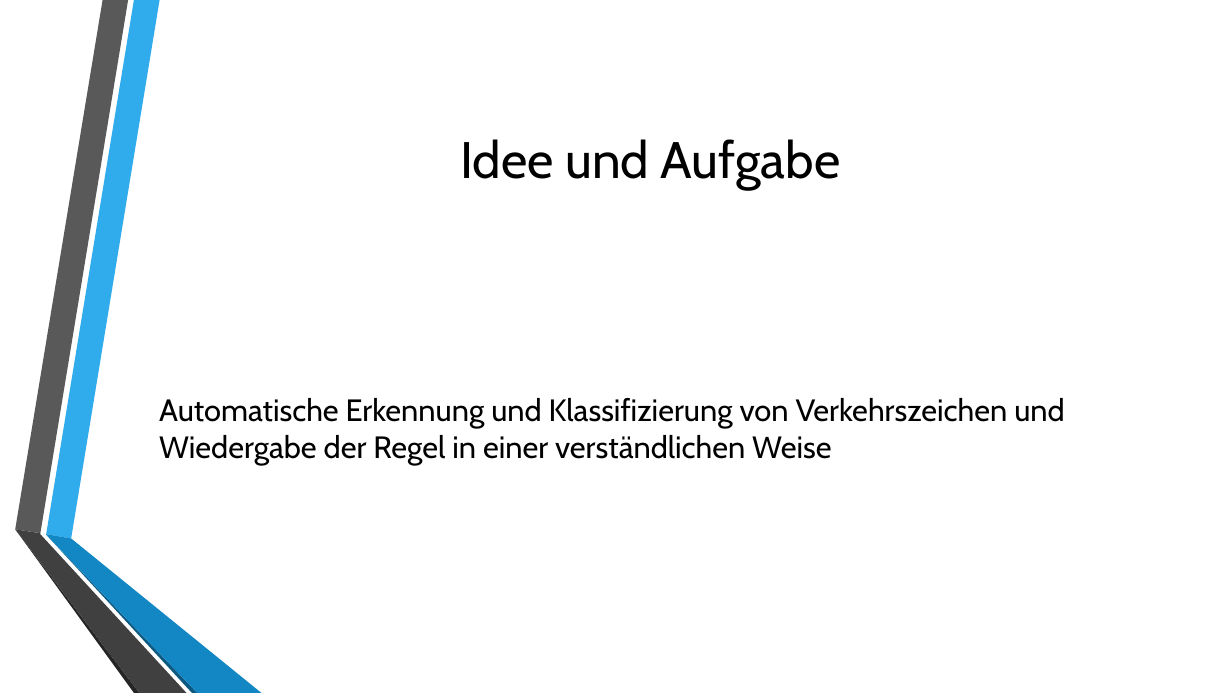
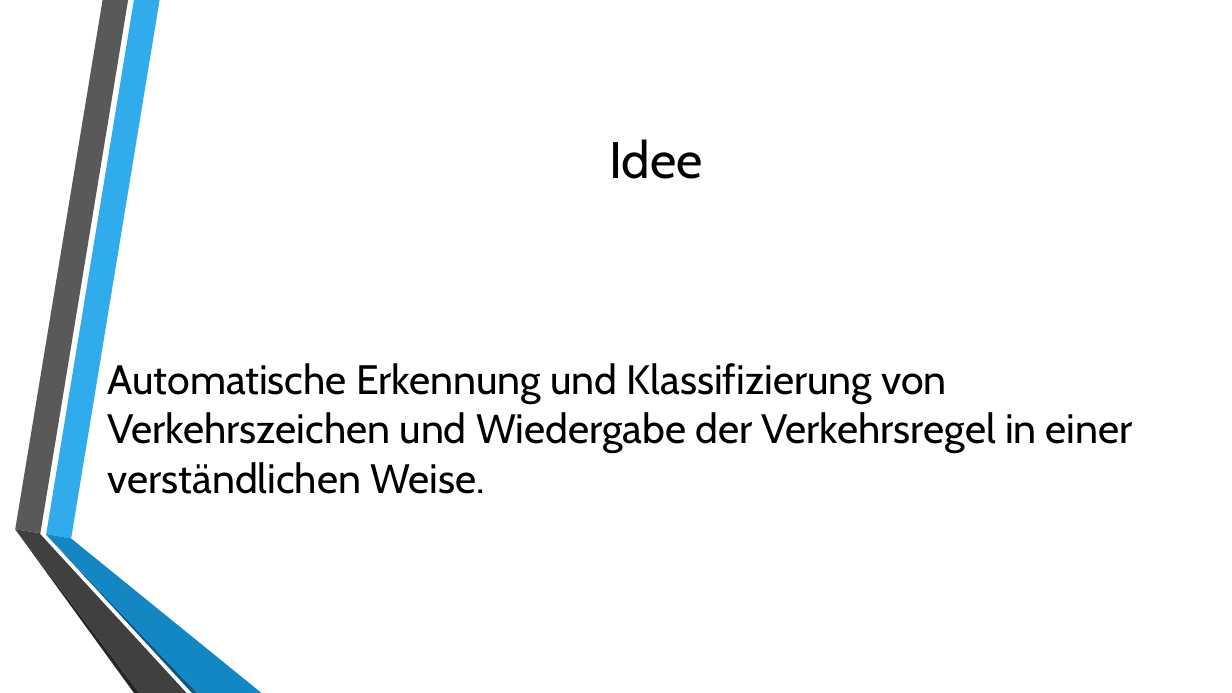
Before and after one commit to uol-mediaprocessing-201920/group-projects-traffic-signs, a slide deck: slide 5 of Praesentation_medienverarbeitung.pptx. Drawn at 1232x693 pixels with LibreOffice and Linux fonts; fonts in the diff are those of the drawing; background and template pictures are left out. Boxes give left, top, right and bottom in pixels: in the first picture for what was removed or moved away, otherwise in the second. Text is boxed around its words. In the diff, an @@ line names an element or a change of style, - is before the commit and + after.

```diff
--- a/Praesentation_medienverarbeitung.pptx
+++ b/Praesentation_medienverarbeitung.pptx
@@ title at (x1=610, y1=139, x2=703, y2=179): text changed @@
-Idee und Aufgabe
+Idee
@@ text at (x1=107, y1=363, x2=1133, y2=494): text changed; size 24 to 32 pt @@
-Automatische Erkennung und Klassifizierung von Verkehrszeichen und Wiedergabe der Regel in einer verständlichen Weise
+Automatische Erkennung und Klassifizierung von Verkehrszeichen und Wiedergabe der Verkehrsregel in einer verständlichen Weise.
```
Also in this commit, not shown: 7 other slides changed, 1 slide added.
